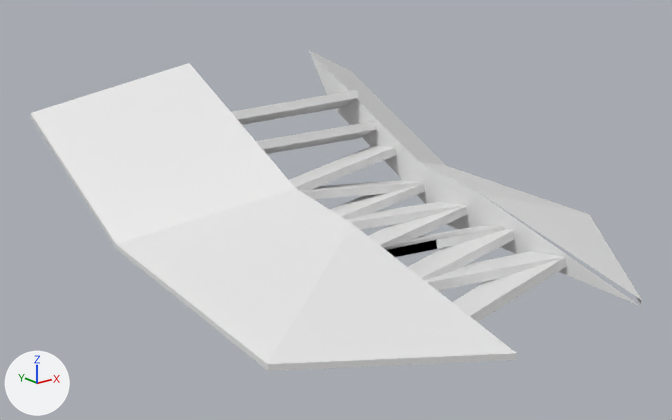
Two versions of the glTF model Assets/Models/Laces/RegularLace_Assets/Laces1_for_Dress.glb, one commit apart.
Before and after are seen from a camera (50 mm lens) standing at (-2.35, -2.7, 2.05) and looking at (-0.08, 0.13, 0.92). Every picture has the same lights, and +X, +Y and +Z are marked at lower left. The picture after the commit comes second. Where no turn or scale is listed for an object, it has been applied to the vertices.

The older version as bpy lines, for what is in view:
```python
me_plane_024 = bpy.data.meshes.new('Plane.024')
me_plane_024.from_pydata(...)  # 80 vertices, 75 faces; spans x -0.68..0.7, y -1.44..0.78, z 1.06..2.08
me_plane_025 = bpy.data.meshes.new('Plane.025')
me_plane_025.from_pydata(...)  # 56 vertices, 63 faces; spans x -0.96..0.99, y -1.04..1.3, z 0.78..1.46
ob_boot_reglace1_001 = bpy.data.objects.new('Boot_RegLace1.001', me_plane_024)
ob_boot_reglace1_001.location = (0.0, 0.0, 0.0)
ob_boot_reglace1_001.rotation_euler = (3.019, -0.00199, -0.00738)  # degrees (173, -0.1, -0.4)
ob_boot_reglace1_001.scale = (-0.51, -0.659, -0.659)
ob_dressbody_lace1extension_001 = bpy.data.objects.new('DressBody_Lace1Extension.001', me_plane_025)
ob_dressbody_lace1extension_001.location = (0.0, 0.0, 0.0)
```
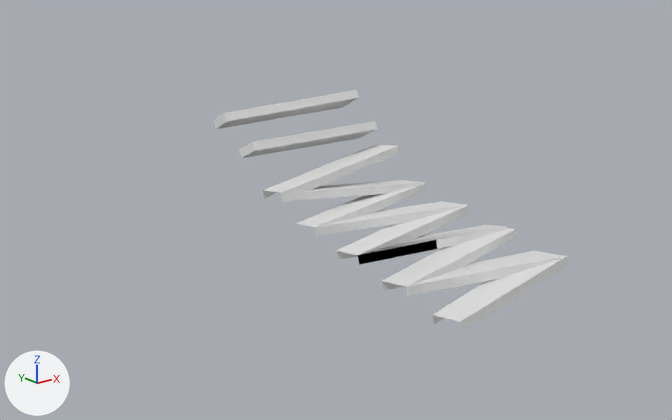
Location of each change, [x1, y1, x2, y2] in pixels of the pictures (672 x 420 px):
'DressBody_Lace1Extension.001', deleted: before [31, 51, 642, 371]

What the commit changed:
Object 'DressBody_Lace1Extension.001' (ob_dressbody_lace1extension_001) is deleted.
